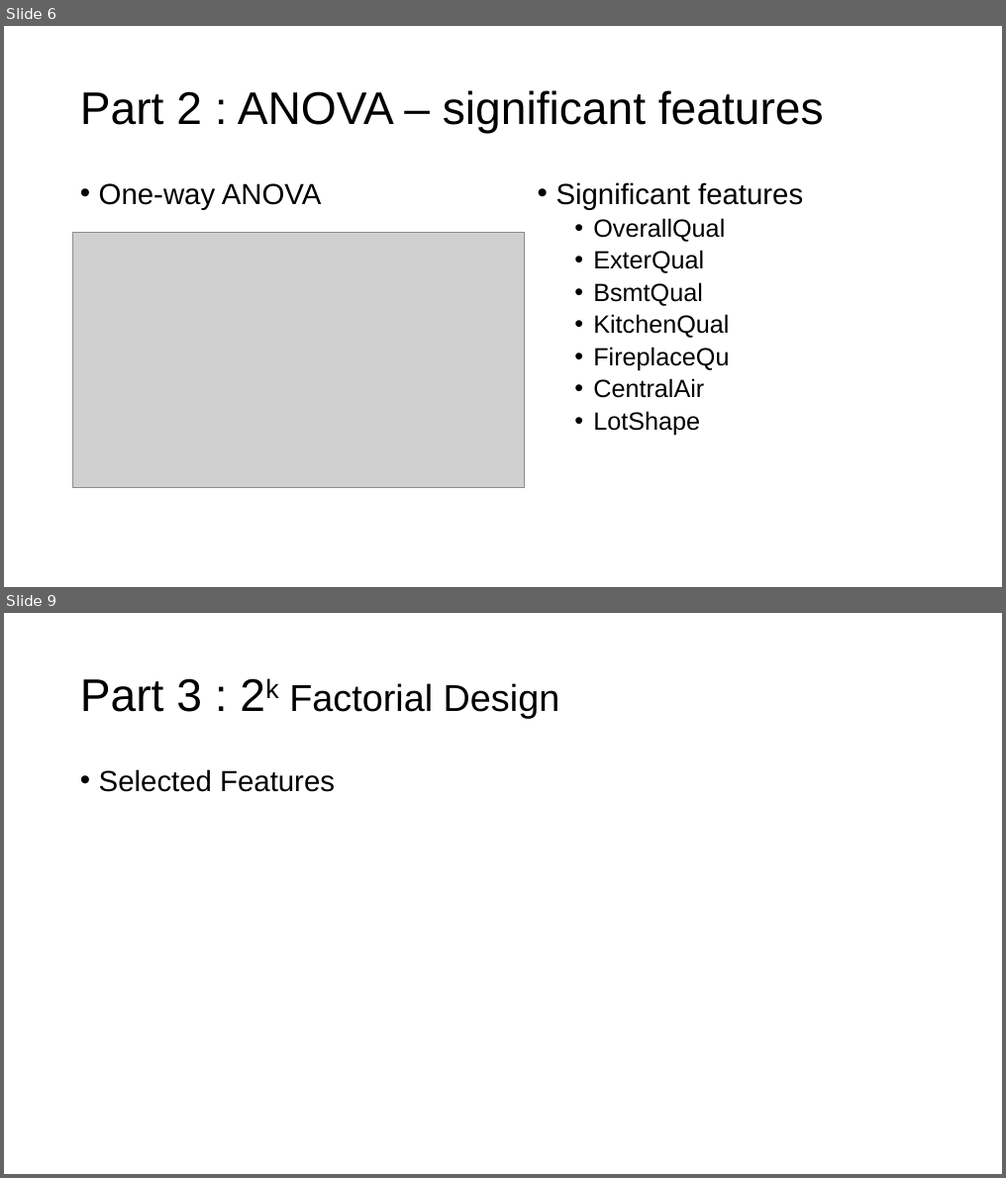
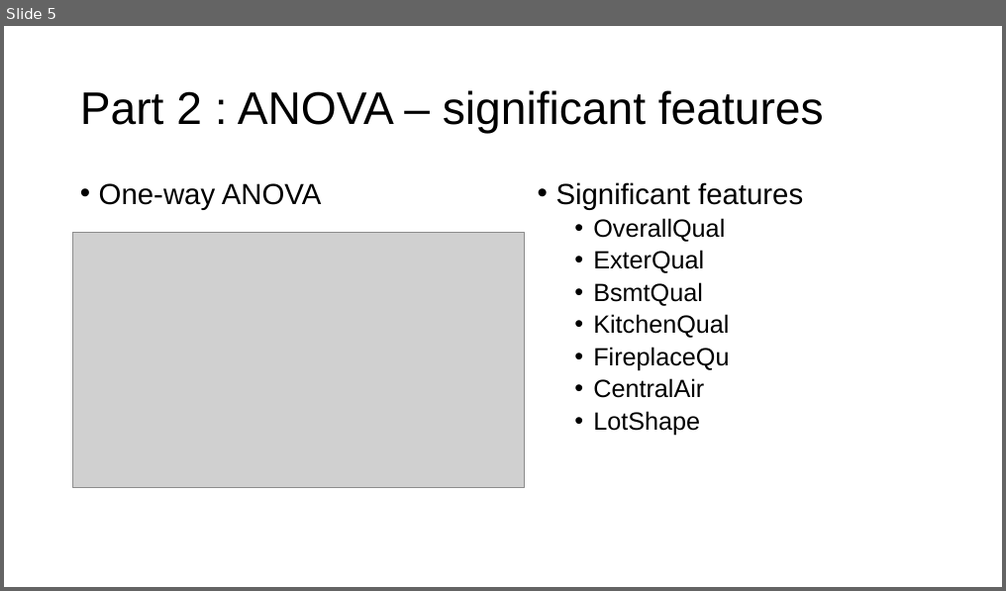
Before and after one commit to Kirill-101/CStat2026_project, a slide deck: CP_project_midterm_presentation.pptx. Shown one above the other, each under a label of ours: slides 6 and 9 before the commit, slide 5 after it; the slides between them are not shown. The pictures are 1006x1178 and 1006x591 pixels, drawn with LibreOffice and Linux fonts; fonts in the diff are those of the drawing; grey boxes stand for pictures. Boxes give left, top, right and bottom in pixels: in the first picture for what was removed or moved away, otherwise in the second. Text is boxed around its words. In the diff, an @@ line names an element or a change of style, - is before the commit and + after.

```diff
--- a/CP_project_midterm_presentation.pptx
+++ b/CP_project_midterm_presentation.pptx
@@ slide 9 removed at (x1=4, y1=613, x2=1002, y2=1174), background #FFFFFF @@
@@ title removed at (x1=80, y1=678, x2=560, y2=719) @@
-Part 3 : 2k Factorial Design
@@ text removed at (x1=99, y1=769, x2=335, y2=792) @@
-• Selected Features
@@ what was slide 6 is now slide 5 @@
```
Also in this commit, not shown: 2 slides changed, 3 other slides removed, 2 other files.
